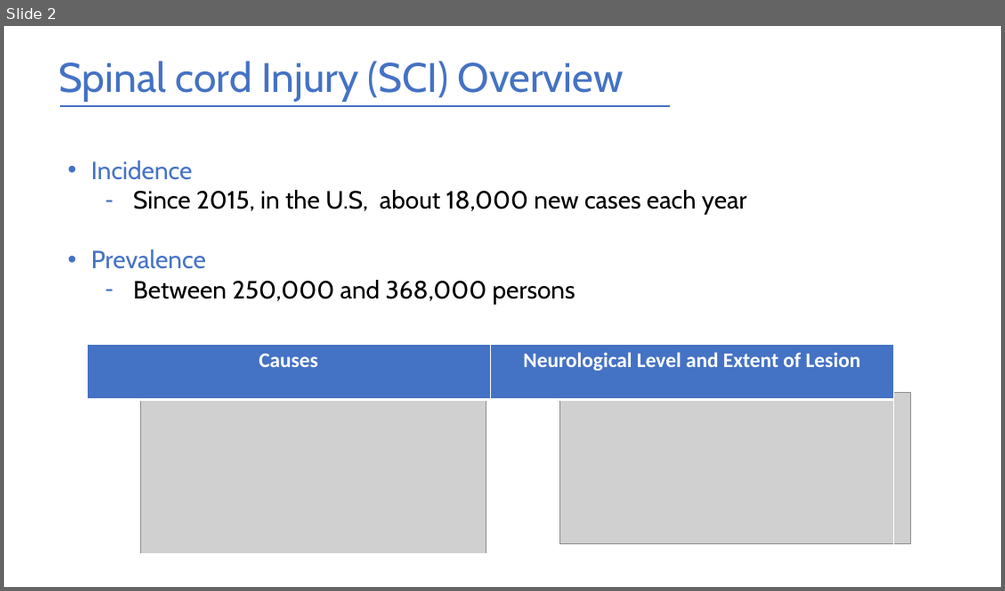
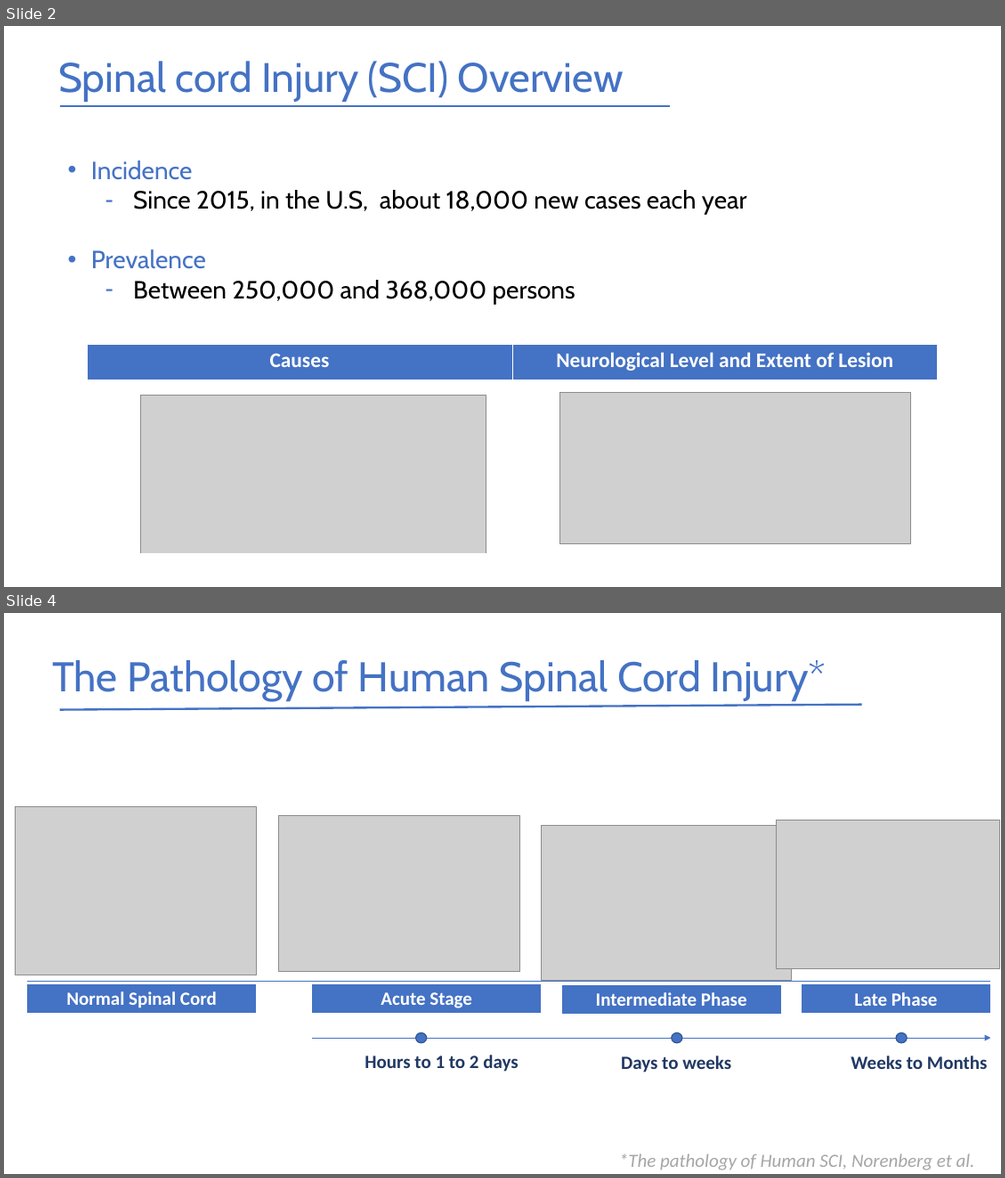
Before and after one commit to ygrepo/Cell-and-Tissue-Engineering, a slide deck: Module_11_StemCells/Conclusion_project/Presentation.pptx. Shown one above the other, each under a label of ours: slide 2 before the commit, slides 2 and 4 after it; the slides between them are not shown. The pictures are 1005x591 and 1005x1178 pixels, drawn with LibreOffice and Linux fonts; fonts in the diff are those of the drawing; grey boxes stand for pictures. Boxes give left, top, right and bottom in pixels: in the first picture for what was removed or moved away, otherwise in the second. Text is boxed around its words. In the diff, an @@ line names an element or a change of style, - is before the commit and + after.

```diff
--- a/Module_11_StemCells/Conclusion_project/Presentation.pptx
+++ b/Module_11_StemCells/Conclusion_project/Presentation.pptx
@@ slide 4 added at <box>4,613,1001,1174</box>, background #FFFFFF @@
@@ text added at <box>52,660,826,701</box>, 40 pt, text #4472C4 @@
+The Pathology of Human Spinal Cord Injury*
@@ line added from (60, 709) to (862, 705), #4472C4 2 pt @@
@@ picture added at <box>16,807,257,975</box> @@
@@ picture added at <box>278,816,520,971</box> @@
@@ picture added at <box>542,826,791,981</box> @@
@@ picture added at <box>777,820,1000,969</box> @@
@@ table added at <box>26,983,256,1013</box>, 1 rows, 1 columns @@
+Normal Spinal Cord
@@ line added from (26, 981) to (991, 981), #4472C4 0.5 pt @@
@@ table added at <box>312,984,542,1013</box>, 1 rows, 1 columns @@
+Acute Stage
@@ table added at <box>562,985,782,1014</box>, 1 rows, 1 columns @@
+Intermediate Phase
@@ table added at <box>801,984,990,1013</box>, 1 rows, 1 columns @@
+Late Phase
@@ arrow added from (312, 1038) to (991, 1038), #4472C4 0.5 pt @@
@@ ellipse added at <box>416,1032,428,1043</box>, fill #4472C4, outline #325491 1 pt @@
@@ ellipse added at <box>672,1032,683,1043</box>, fill #4472C4, outline #325491 1 pt @@
@@ ellipse added at <box>896,1032,907,1043</box>, fill #4472C4, outline #325491 1 pt @@
@@ text added at <box>364,1054,518,1071</box>, 18 pt, text #203864, bold @@
+Hours to 1 to 2 days
@@ text added at <box>621,1055,731,1072</box>, 18 pt, text #203864, bold @@
+Days to weeks
@@ text added at <box>850,1055,987,1069</box>, 18 pt, text #203864, bold @@
+Weeks to Months
@@ text added at <box>619,1153,975,1170</box>, 18 pt, text #A6A6A6, italic @@
+*The pathology of Human SCI, Norenberg et al.
@@ slide 2 changed as well @@
@@ table: place and size @@
-table at <box>87,344,895,553</box>
+table at <box>87,344,938,553</box>
```
Also in this commit, not shown: 2 other slides added, 11 other files.
